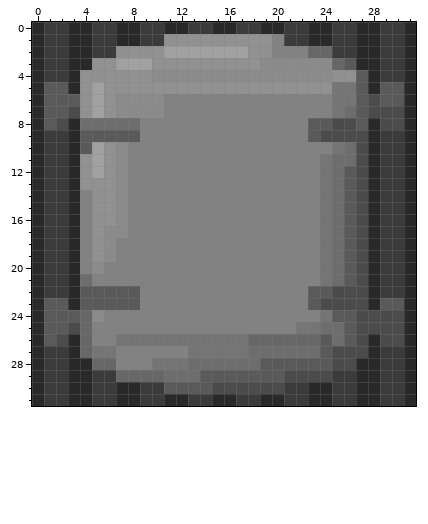
Two versions of one pixel-art sprite, gfx/UltimateCataclysm/pngs_incomplete_32x32/vehicle/tanks/vp_tank_55gal_drum_rotEW.png. Above: the version before the commit.
The file is 32x32 pixels. Colours within 5 levels of each other are drawn and written as one.
The same view after the edit:
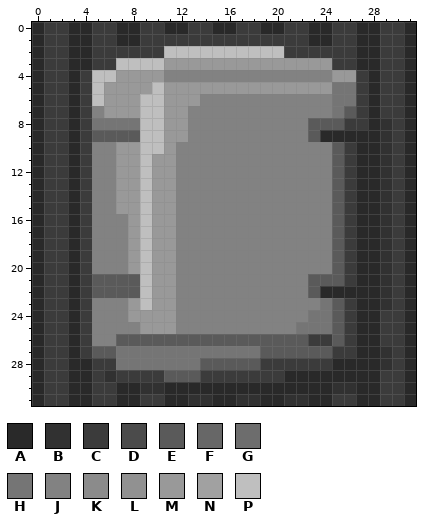
Palette (. is transparent): A #292929  B #313131  C #3b3b3b  D #4b4b4b  E #5a5a5a  F #676767  G #6d6d6d  H #757575  J #828282  K #8b8b8b  L #919191  M #999999  N #a1a1a1  P #bfbfbf
The edit:
Changed rows in their new state; - is an unchanged pixel.
first column x 1:
 1 ----------CCCCCCCCCC----------
 2 ------CCCCPPPPPPPPPPCCCC------
 3 ----CCPPPPMMMMMMMMMMMMMMCC----
 4 ---CPPMMMMJJJJJJJJJJJJJJMMC---
 5 CC-CPMMMMPMMMMMMMMMMMMMM--C-CC
 6 CCACPMMMPPMMM-------------CACC
 7 CCACJMMMPPMM-------------ECACC
 8 CC-CHHHHPPMM------------ECC-BC
 9 ---C----PPMM-----------AAAA-B-
10 ---CJJMMPPM-------------ECA-B-
11 ---CJJMMPMM------------JECA-B-
12 ---CJJMMPMM------------JECA-B-
13 ---CJJMMPMM------------JECA-B-
14 ---CJJMMPMM------------JECA-B-
15 ---CJJMMPMM------------JECA-B-
16 ---CJJJMPMM------------JECA-B-
17 ---CJJJMPMM------------JECA-B-
18 ---CJJ-MPMM------------JECA-B-
19 ---CJJ-MPMM------------JECA-B-
20 ---CJ--MPMM------------JECA-B-
21 ---CEEEEPMM-----------EEECA-B-
22 ---C----PMM------------AAAA-B-
23 CC-CJJJMPMM-----------JHECA-BC
24 CCACJ--MMMM-----------H--CAACC
25 CCAC----MMM------------HECAACC
26 CC-C--EEEEEEEEEEEEEEEECCECA-CC
27 ---CEEHHHHHH-----HEEEEE-CCA-B-
28 ----CCHHH---HEEEEECCCCCCAA--B-
29 -----BCCCCEEECCCCCCCAAAAAA----
30 --------BBAAAAAAAAAAAA--BB----
31 ------------BB--BB--BB--------
Changed places in both pictures, as pixel boxes (x1, y1, x2, y2):
changed: (44, 34, 404, 406)
